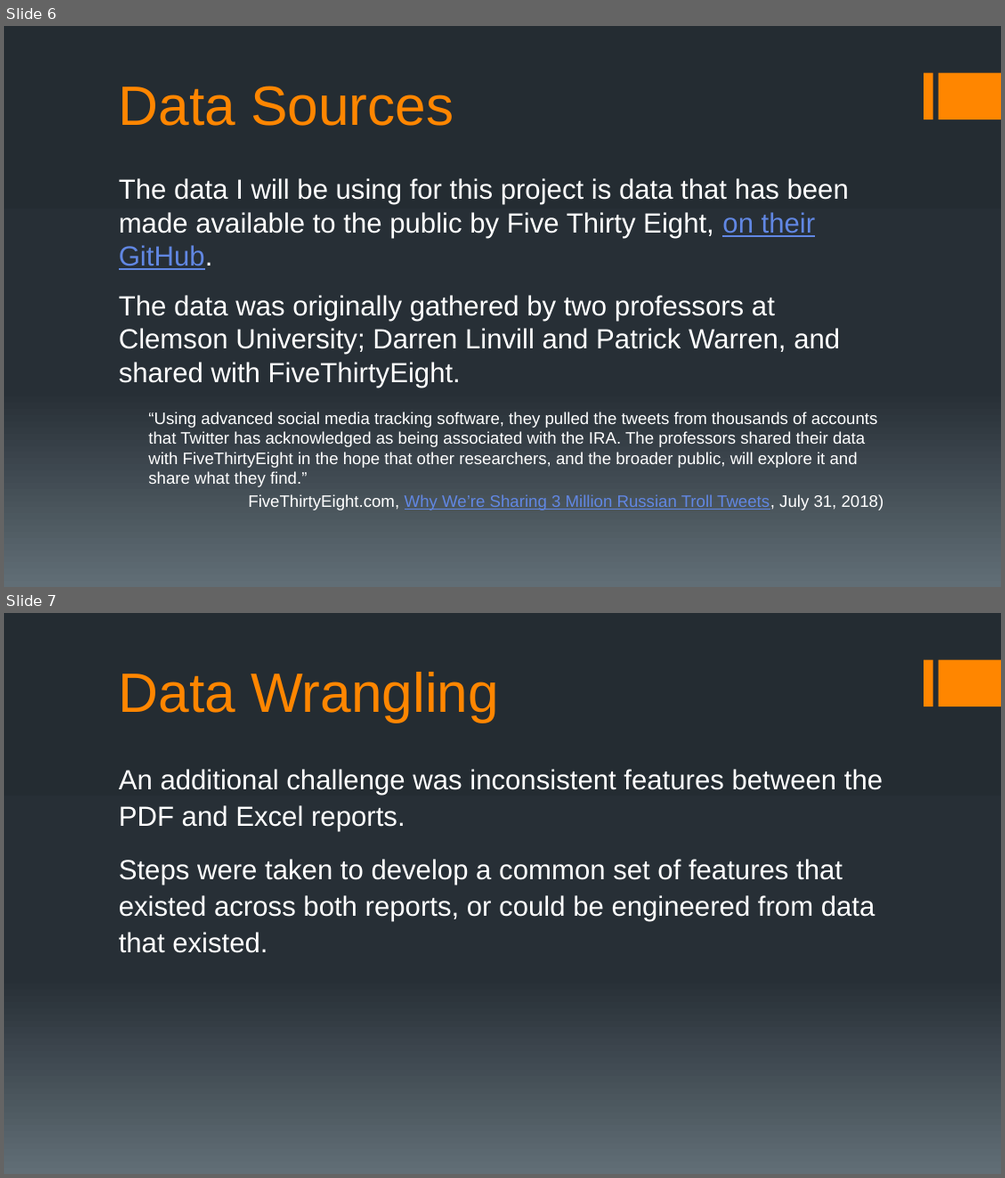
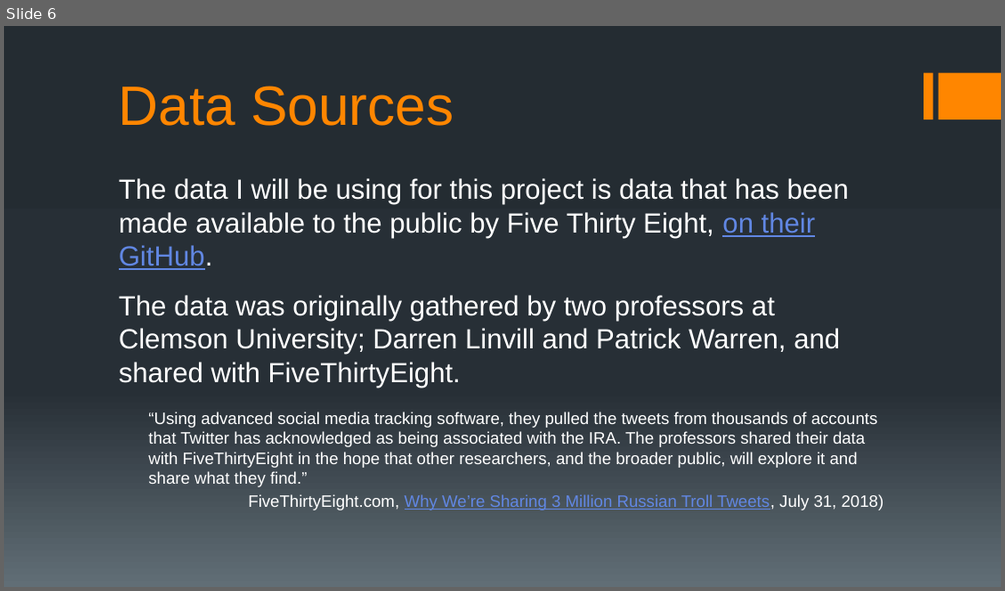
Before and after one commit to chudzikr/Capstone2, a slide deck: reports/Capstone2_Final_Report_Pres.pptx. Shown one above the other, each under a label of ours: slides 6 and 7 before the commit, slide 6 after it. The pictures are 1005x1178 and 1005x591 pixels, drawn with LibreOffice and Linux fonts; fonts in the diff are those of the drawing. Boxes give left, top, right and bottom in pixels: in the first picture for what was removed or moved away, otherwise in the second. Text is boxed around its words. In the diff, an @@ line names an element or a change of style, - is before the commit and + after.

```diff
--- a/reports/Capstone2_Final_Report_Pres.pptx
+++ b/reports/Capstone2_Final_Report_Pres.pptx
@@ slide 7 removed at (4, 613, 1001, 1174), background gradient #242C33 to #273037 to #636D76; not listed: 2 template elements that a slide beside it also shows @@
@@ title removed at (119, 672, 499, 722) @@
-Data Wrangling
@@ text removed at (119, 769, 882, 953) @@
-An additional challenge was inconsistent features between the PDF and Excel reports.
-Steps were taken to develop a common set of features that existed across both reports, or could be engineered from data that existed.
```
Also in this commit, not shown: 2 slides changed, 10 slides added, 1 other file.
